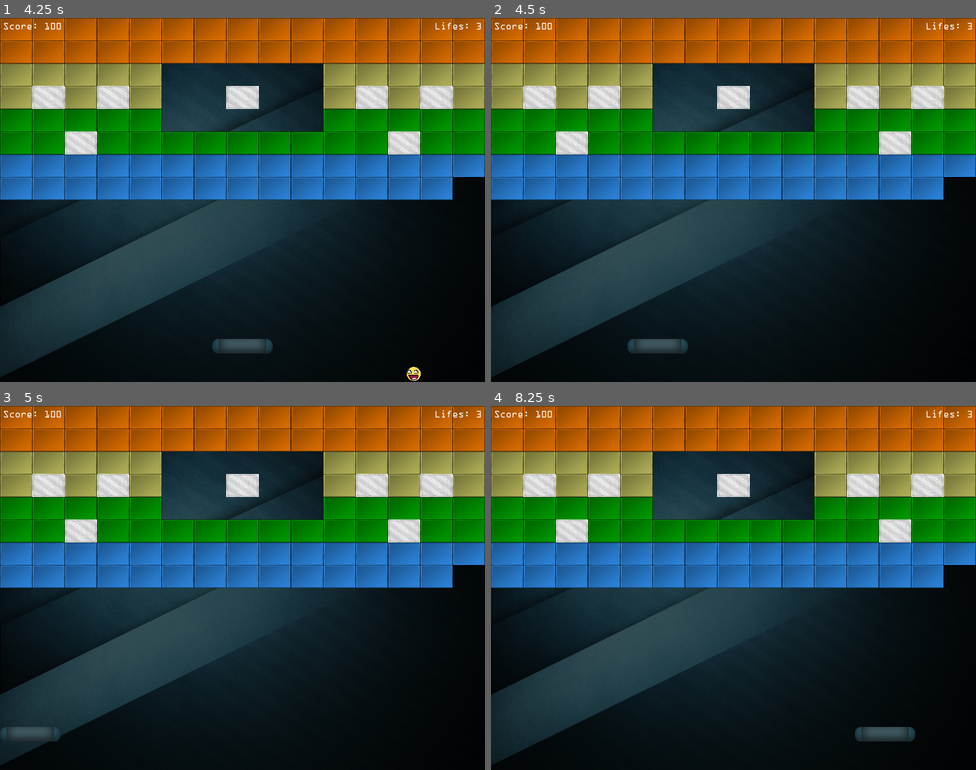
Above: before the commit, frames 1-4 (two rows, left to right).
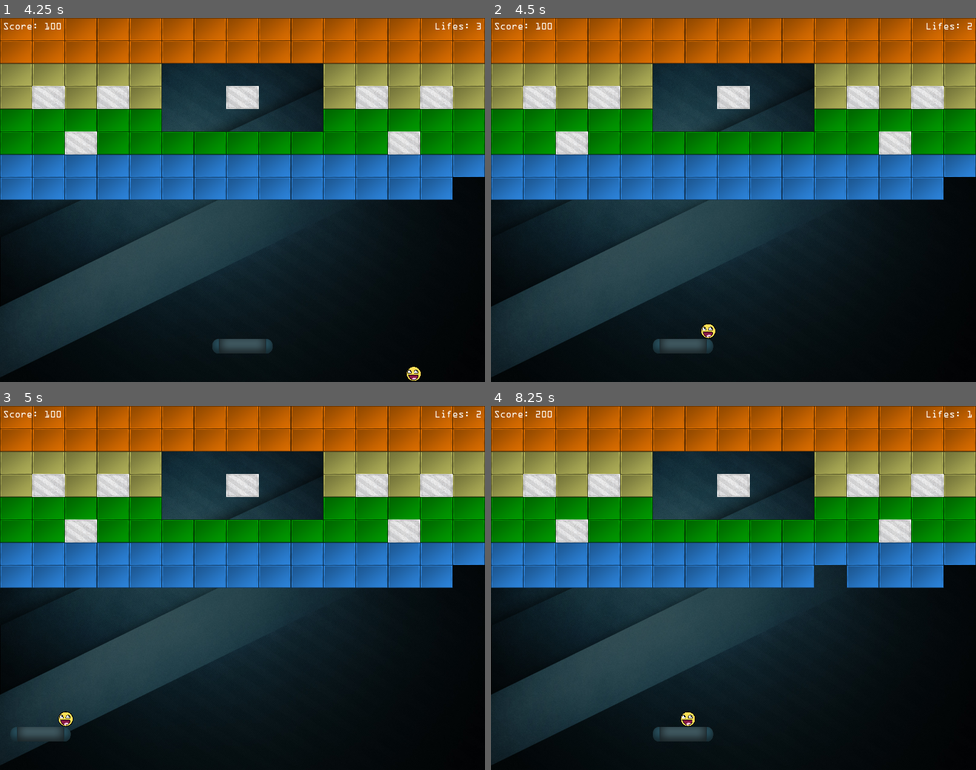
Above: after the commit, the same moments.

Repository: Drahiri/Breakout
Game: Godot game, scene res://main.tscn
Same seed, same stepped clock (60 frames per second), same inputs: the game is played once before the commit and once after it.
Inputs:
- Up to frame 1 (4.25 s): tap Enter (start_game, bound only before the commit) at 0.5, 0.6, 1.55, 2.3, 3.05, 3.6 s; hold Right (move_right) 0.53-1.28 s; hold Left (move_left) 1.28-2.03 s; tap Up (next_level) at 1.35 s; hold Right (move_right) 2.03-3.53 s; tap Down (previous_level) at 2.1 s; tap Space (release_ball) at 2.85 s; hold Left (move_left) from 3.53 s (still down)
- Up to frame 2 (4.5 s): keep holding Left (move_left); tap Enter (start_game, bound only before the commit) at 4.35 s
- Up to frame 3 (5 s): keep holding Left (move_left)
- Up to frame 4 (8.25 s): tap Up (next_level) at 5.1 s; tap Enter (start_game, bound only before the commit) at 5.3, 5.75, 6.05, 6.8, 7.35, 8.1 s; release Left (move_left) at 5.78 s; hold Right (move_right) 5.78-8.03 s; tap Down (previous_level) at 5.85 s; tap Space (release_ball) at 6.6 s; hold Left (move_left) from 8.03 s (still down)

Frame 1 is identical in both runs. In frame 2, 0.6% of the frame differs, in the area x 28-100%, y 2-93%; in frame 3, 0.2%; in frame 4, 1.5%, in the area x 9-100%, y 1-93%.

Commit message:
Implement Lost scenario

Diff:
--- a/ball.gd
+++ b/ball.gd
@@ -11,6 +11,7 @@
 var passthrough := false
 
 signal shake
+signal exited
 
 func _ready():
 	EffectsManager.passthrough_activated.connect(_on_pasthrough_activated)
@@ -59,7 +60,6 @@
 	speed = initial_speed
 	position = Vector2(reset_position.x, reset_position.y - 25.0)
 	$Sprite2D.self_modulate = Color(1.0, 1.0, 1.0)
-	set_physics_process(false)
 
 #region Effects
 func _on_pasthrough_activated():
@@ -86,3 +86,7 @@
 	stuck = false
 	velocity = _after_stuck_velocity
 #endregion
+
+
+func _on_visible_on_screen_notifier_2d_screen_exited():
+	exited.emit()
--- a/ball.tscn
+++ b/ball.tscn
@@ -17,3 +17,9 @@
 
 [node name="CollisionShape2D" type="CollisionShape2D" parent="."]
 shape = SubResource("CircleShape2D_wu6rk")
+
+[node name="VisibleOnScreenNotifier2D" type="VisibleOnScreenNotifier2D" parent="."]
+position = Vector2(-1.19209e-07, -1.19209e-07)
+scale = Vector2(1.3, 1.3)
+
+[connection signal="screen_exited" from="VisibleOnScreenNotifier2D" to="." method="_on_visible_on_screen_notifier_2d_screen_exited"]
--- a/gui.gd
+++ b/gui.gd
@@ -8,8 +8,7 @@
 
 
 func start_game(lifes: int):
-	$Lifes.text = "Lifes: %d" % lifes
-	$Score.text = "Score: %d" % score
+	update_lifes(lifes)
 	_toggle_center_sides()
 
 
@@ -18,8 +17,18 @@
 	$Score.text = "Score: %d" % score
 
 
+func update_lifes(lifes: int):
+	$Lifes.text = "Lifes: %d" % lifes
+
+
 func won():
 	$Center.text = "YOU WON! SCORED: %d\nPress Up or Down to select level\nPress Enter to start" % score
+	_toggle_center_sides()
+
+
+func lost():
+	$Center.text = "YOU LOST! SCORED: %d\nPress Up or Down to select level\nPress Enter to start" % score
+	score = 0
 	_toggle_center_sides()
 
 
--- a/gui.tscn
+++ b/gui.tscn
@@ -19,7 +19,7 @@
 offset_right = 73.0
 offset_bottom = 28.0
 theme_override_fonts/font = ExtResource("1_dfr5q")
-text = "Score: "
+text = "Score: 0"
 
 [node name="Lifes" type="Label" parent="."]
 layout_mode = 1
--- a/main.gd
+++ b/main.gd
@@ -13,7 +13,7 @@
 
 
 func _input(_event):
-	if Input.is_action_just_pressed("start_game"):
+	if Input.is_action_just_pressed("start"):
 		_start_game()
 
 	if Input.is_action_just_pressed("next_level"):
@@ -48,7 +48,6 @@
 
 	for level_file in available_levels:
 		_create_level("res://levels/" + level_file)
-
 	$WorldBoundaries.add_sibling(levels_scenes[current_level_id])
 
 
@@ -58,7 +57,7 @@
 	$WorldBoundaries.add_sibling(level)
 	level.load_level(filename)
 	level.scored.connect(_on_scored)
-	level.completed.connect(_on_completed)
+	level.completed.connect(won)
 	remove_child(level)
 
 	levels_scenes.append(level)
@@ -68,15 +67,41 @@
 	$GUI.update_score()
 
 
-func _on_completed():
+func won():
 	$Paddle.reset()
+	$Paddle.set_physics_process(false)
 	$Ball.reset($Paddle.position)
+	$Ball.set_physics_process(false)
 	$GUI.won()
-	await get_tree().create_timer(3.0).timeout
+	await get_tree().create_timer(2.0).timeout
 	levels_scenes[current_level_id].queue_free()
-	print(levels_scenes)
 	levels_scenes.remove_at(current_level_id)
 	if current_level_id > len(levels_scenes):
 		current_level_id -= 1
 	_change_level()
 	set_process_input(true)
+
+
+func _on_ball_exited():
+	lifes -= 1
+	$Paddle.reset()
+	$Ball.reset($Paddle.position)
+	$GUI.update_lifes(lifes)
+	if lifes == 0:
+		lost()
+
+
+func lost():
+	$Paddle.reset()
+	$Paddle.set_physics_process(false)
+	$Ball.reset($Paddle.position)
+	$Ball.set_physics_process(false)
+	$GUI.lost()
+	await get_tree().create_timer(2.0).timeout
+	remove_child(get_node("Level"))
+	for level in levels_scenes:
+		level.queue_free()
+	levels_scenes.clear()
+
+	_load_levels()
+	set_process_input(true)
--- a/main.tscn
+++ b/main.tscn
@@ -90,5 +90,6 @@
 
 [node name="GUI" parent="." instance=ExtResource("11_fvf10")]
 
+[connection signal="exited" from="Ball" to="." method="_on_ball_exited"]
 [connection signal="shake" from="Ball" to="Effects" method="_on_shake"]
 [connection signal="timeout" from="Effects/Shake/ShakeTime" to="Effects" method="_on_shake_time_timeout"]
--- a/paddle.gd
+++ b/paddle.gd
@@ -19,7 +19,6 @@
 	scale.x = 1.0
 	position.x = get_viewport_rect().size.x / 2
 	$Sprite2D.self_modulate = Color(1.0, 1.0, 1.0)
-	set_physics_process(false)
 
 #region Effects
 func _on_increase_activated(increase_by: float):
--- a/project.godot
+++ b/project.godot
@@ -51,7 +51,7 @@
 "events": [Object(InputEventKey,"resource_local_to_scene":false,"resource_name":"","device":-1,"window_id":0,"alt_press …(182 unchanged characters)…
 ]
 }
-start_game={
+start={
 "deadzone": 0.5,
 "events": [Object(InputEventKey,"resource_local_to_scene":false,"resource_name":"","device":-1,"window_id":0,"alt_press …(182 unchanged characters)…
 ]
